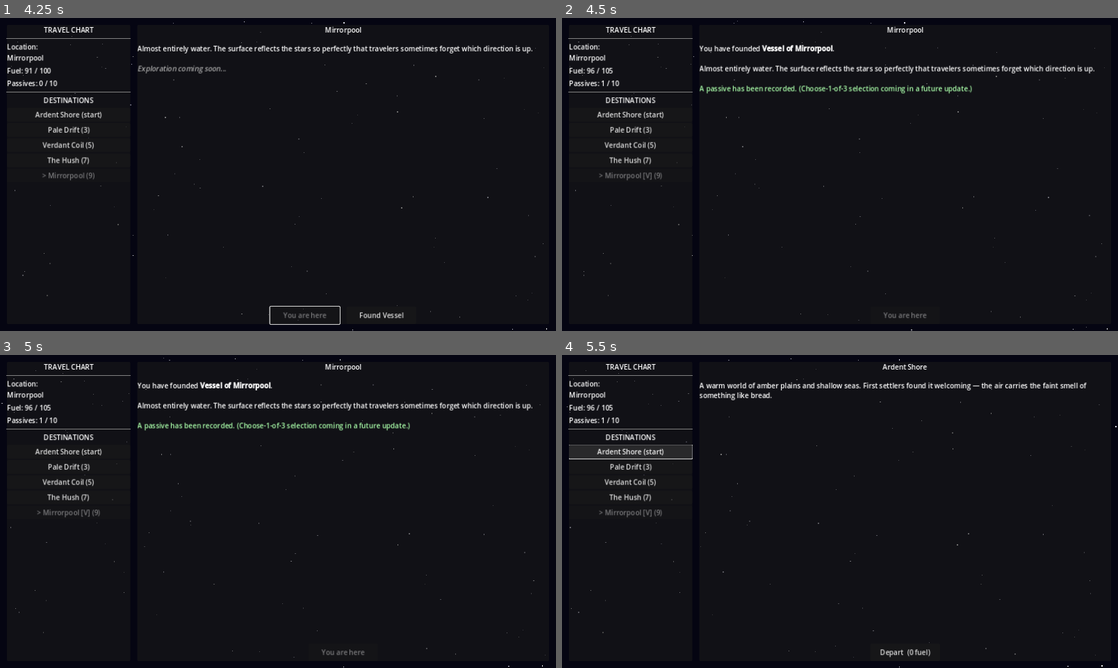
Above: before the commit, frames 1-4 (two rows, left to right).
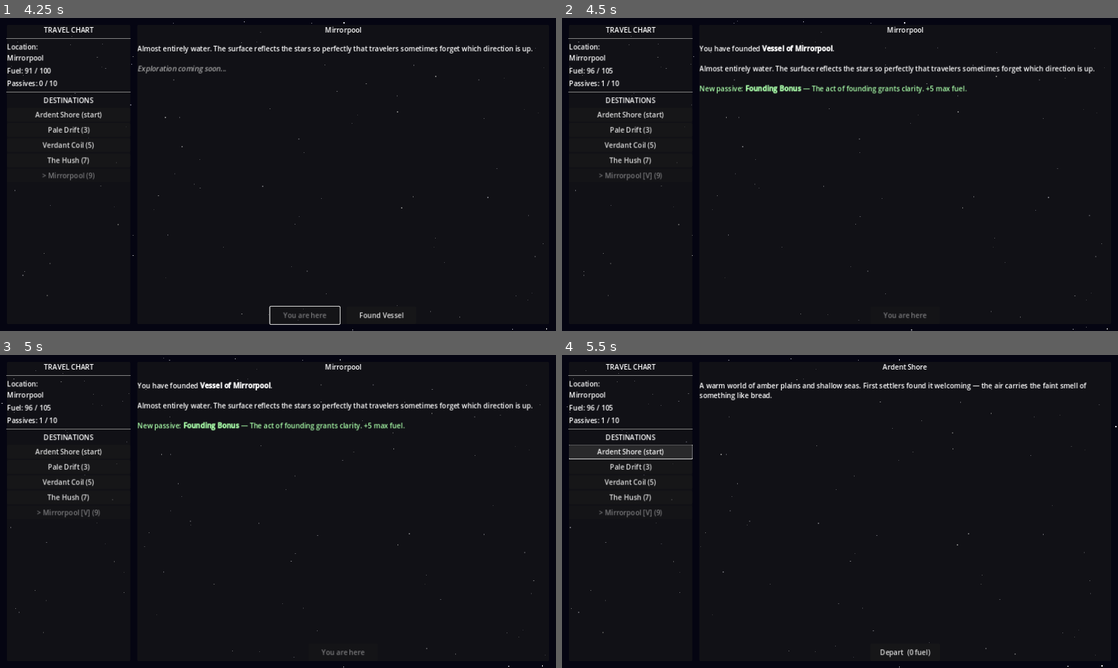
Above: after the commit, the same moments.

Repository: ColdTie/Metanoia-Vessel-2D
Game: Godot game, scene res://scenes/travel/travel_screen.tscn
Same seed, same stepped clock (60 frames per second), same inputs: the game is played once before the commit and once after it.
Inputs:
- Up to frame 1 (4.25 s): click "Pale Drift (3)" at 0.5 s; click "Verdant Coil (5)" at 1.25 s; click "The Hush (7)" at 2 s; click "Mirrorpool (9)" at 2.75 s; click "Depart (9 fuel)" at 3.5 s
- Up to frame 2 (4.5 s): click "Found Vessel" at 4.25 s
- Up to frame 3 (5 s): no input
- Up to frame 4 (5.5 s): click "Ardent Shore (start)" at 5 s

Frame 1 is identical in both runs. In frame 2, 0.7% of the frame differs, in the area x 24-74%, y 21-25%; in frame 3, 0.7%; in frame 4, nothing differs.

Commit message:
feat: choose-1-of-3 passive rewards on settling
First settlement still auto-grants Founding Bonus; every settlement
after that draws 3 random unowned passives from a new
GameState.PASSIVE_ROSTER (10 entries, matching MAX_PASSIVES) and shows
a popup to pick one, via GameState.draw_passive_choices()/has_passive()
and a UI built inline in travel_screen.gd. Rounds out the roster with
4 new passives and keeps design/systems.md in sync.

Co-Authored-By: Claude Sonnet 5 <noreply@anthropic.com>
Claude-Session: https://claude.ai/code/session_01MLDwMRz2ej2caF3SUQdS1z

Diff:
--- a/scripts/autoloads/game_state.gd
+++ b/scripts/autoloads/game_state.gd
@@ -3,6 +3,34 @@
 # Singleton: all mutable game state. Access via GameState.x anywhere.
 
 const MAX_PASSIVES := 10  # Reaching this triggers void unlock check
+
+# Full pool a settle draw pulls from. 10 entries — exactly MAX_PASSIVES, so
+# a player who is offered and takes one at every settlement lands the void
+# check on the settlement that exhausts the roster. founding_bonus is never
+# offered in a draw; it is granted automatically on the player's first
+# settlement (see travel_screen.gd _on_settle_pressed).
+const PASSIVE_ROSTER: Array = [
+	{"id": "founding_bonus", "name": "Founding Bonus",
+		"desc": "The act of founding grants clarity. +5 max fuel."},
+	{"id": "root_knowledge", "name": "Root Knowledge",
+		"desc": "Jungle worlds yield extra specimens."},
+	{"id": "echo_listener", "name": "Echo Listener",
+		"desc": "Unlocks extra creature dialogue options."},
+	{"id": "frost_hardened", "name": "Frost Hardened",
+		"desc": "Ice-world travel costs 1 less fuel."},
+	{"id": "tide_reader", "name": "Tide Reader",
+		"desc": "Ocean worlds reveal hidden specimens."},
+	{"id": "dust_walker", "name": "Dust Walker",
+		"desc": "Desert worlds never trigger forced combat."},
+	{"id": "warm_current", "name": "Warm Current",
+		"desc": "Temperate worlds refill 2 extra fuel when you arrive."},
+	{"id": "star_cartographer", "name": "Star Cartographer",
+		"desc": "Distance and specimens are revealed for every world, even unvisited ones."},
+	{"id": "steady_hands", "name": "Steady Hands",
+		"desc": "Combat encounters offer an extra de-escalation option."},
+	{"id": "deep_anchor", "name": "Deep Anchor",
+		"desc": "Vessels refuel you fully instead of partially."},
+]
 
 var current_world: String = "Ardent Shore"
 var passives: Array = []          # Array of {id, name, desc, source}
@@ -111,6 +139,22 @@
 	return true
 
 
+func has_passive(id: String) -> bool:
+	for p in passives:
+		if p.get("id", "") == id:
+			return true
+	return false
+
+
+func draw_passive_choices(count: int = 3) -> Array:
+	var available: Array = []
+	for entry in PASSIVE_ROSTER:
+		if entry["id"] != "founding_bonus" and not has_passive(entry["id"]):
+			available.append(entry)
+	available.shuffle()
+	return available.slice(0, min(count, available.size()))
+
+
 func add_passive(passive: Dictionary) -> void:
 	passives.append(passive)
 	passive_gained.emit(passive)
--- a/scripts/travel/travel_screen.gd
+++ b/scripts/travel/travel_screen.gd
@@ -20,6 +20,12 @@
 var _world_desc_label: RichTextLabel
 var _depart_button: Button
 var _settle_button: Button
+
+var _popup_dim: ColorRect
+var _passive_popup: PanelContainer
+var _passive_popup_buttons: Array = []
+var _current_choices: Array = []
+var _pending_settle_world_id: String = ""
 
 var _selected_world_id: String = ""
 
@@ -99,6 +105,7 @@
 
 	_build_left_panel(root)
 	_build_right_panel(root)
+	_build_passive_popup(root)
 
 
 func _build_left_panel(parent: Control) -> void:
@@ -199,6 +206,41 @@
 	_settle_button.custom_minimum_size = Vector2(160.0, 40.0)
 	_settle_button.pressed.connect(_on_settle_pressed)
 	btn_row.add_child(_settle_button)
+
+
+func _build_passive_popup(parent: Control) -> void:
+	_popup_dim = ColorRect.new()
+	_popup_dim.name = "PopupDim"
+	_popup_dim.color = Color(0, 0, 0, 0.55)
+	_popup_dim.set_anchors_and_offsets_preset(Control.PRESET_FULL_RECT)
+	_popup_dim.mouse_filter = Control.MOUSE_FILTER_STOP
+	_popup_dim.visible = false
+	parent.add_child(_popup_dim)
+
+	_passive_popup = PanelContainer.new()
+	_passive_popup.name = "PassivePopup"
+	_passive_popup.set_anchors_preset(Control.PRESET_CENTER)
+	_passive_popup.custom_minimum_size = Vector2(420.0, 280.0)
+	_passive_popup.visible = false
+	parent.add_child(_passive_popup)
+
+	var vbox := VBoxContainer.new()
+	vbox.add_theme_constant_override("separation", 10)
+	_passive_popup.add_child(vbox)
+
+	var title := Label.new()
+	title.text = "Choose a Passive"
+	title.horizontal_alignment = HORIZONTAL_ALIGNMENT_CENTER
+	vbox.add_child(title)
+	vbox.add_child(HSeparator.new())
+
+	for i in 3:
+		var btn := Button.new()
+		btn.custom_minimum_size = Vector2(380.0, 64.0)
+		var idx := i
+		btn.pressed.connect(func(): _on_passive_choice_pressed(idx))
+		vbox.add_child(btn)
+		_passive_popup_buttons.append(btn)
 
 
 func _make_label(text: String) -> Label:
@@ -289,26 +331,76 @@
 
 	world["settled"] = true
 	world["vessel_name"] = "Vessel of " + world["name"]
-
-	# Grant the founding passive (choose-1-of-3 UI is TODO)
-	GameState.add_passive({
-		"id": "founding_bonus",
-		"name": "Founding Bonus",
-		"desc": "The act of founding grants clarity. +5 max fuel.",
-		"source": world["name"],
+	_settle_button.visible = false
+
+	if GameState.passives.is_empty():
+		# First-ever settlement: guaranteed Founding Bonus, no choice needed.
+		_finish_settle(world["id"], {
+			"id": "founding_bonus",
+			"name": "Founding Bonus",
+			"desc": "The act of founding grants clarity. +5 max fuel.",
+		})
+	else:
+		_show_passive_choices(world["id"])
+
+
+func _show_passive_choices(world_id: String) -> void:
+	_pending_settle_world_id = world_id
+	_current_choices = GameState.draw_passive_choices(3)
+
+	if _current_choices.is_empty():
+		_finish_settle(world_id, {})
+		return
+
+	for i in _passive_popup_buttons.size():
+		var btn: Button = _passive_popup_buttons[i]
+		if i < _current_choices.size():
+			var choice: Dictionary = _current_choices[i]
+			btn.text = choice["name"] + "\n" + choice["desc"]
+			btn.visible = true
+		else:
+			btn.visible = false
+
+	_popup_dim.visible = true
+	_passive_popup.visible = true
+
+
+func _on_passive_choice_pressed(idx: int) -> void:
+	if idx >= _current_choices.size():
+		return
+	var chosen: Dictionary = _current_choices[idx]
+	_popup_dim.visible = false
+	_passive_popup.visible = false
+	_finish_settle(_pending_settle_world_id, {
+		"id": chosen["id"],
+		"name": chosen["name"],
+		"desc": chosen["desc"],
 	})
-	GameState.max_fuel += 5
-	GameState.refuel(5)
-
-	_settle_button.visible = false
+
+
+func _finish_settle(world_id: String, passive: Dictionary) -> void:
+	var world := GameState.get_world_by_id(world_id)
+	if world.is_empty():
+		return
+
+	var passive_note: String
+	if not passive.is_empty():
+		passive["source"] = world["name"]
+		GameState.add_passive(passive)
+		if passive["id"] == "founding_bonus":
+			GameState.max_fuel += 5
+			GameState.refuel(5)
+		passive_note = "\n\n[color=#aaffaa]New passive: [b]" + passive["name"] \
+			+ "[/b] — " + passive["desc"] + "[/color]"
+	else:
+		passive_note = "\n\n[color=#aaaaaa]No passives remain to award.[/color]"
+
 	_populate_destinations()
 	_refresh_status()
 
 	_world_desc_label.text = \
 		"You have founded [b]" + world["vessel_name"] + "[/b].\n\n" \
-		+ world.get("description", "") \
-		+ "\n\n[color=#aaffaa]A passive has been recorded. " \
-		+ "(Choose-1-of-3 selection coming in a future update.)[/color]"
+		+ world.get("description", "") + passive_note
 
 	SaveLoad.save_game()
 
Not shown, changed: design/content-log.md
Not shown, changed: design/systems.md
